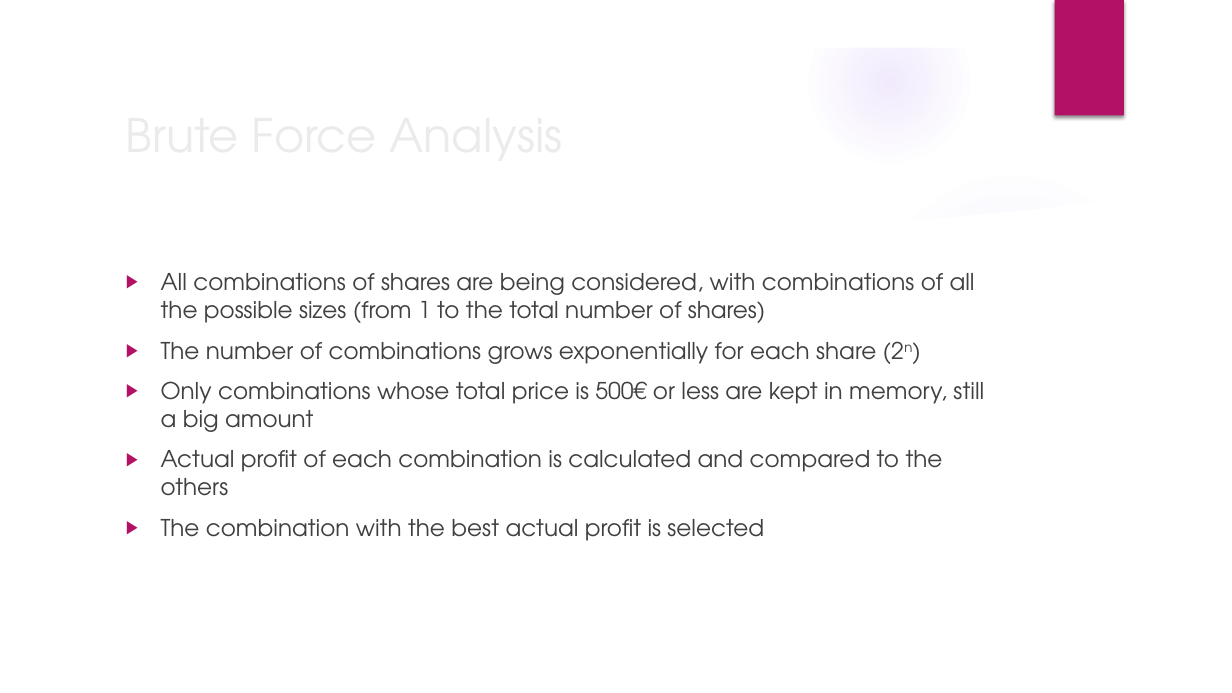
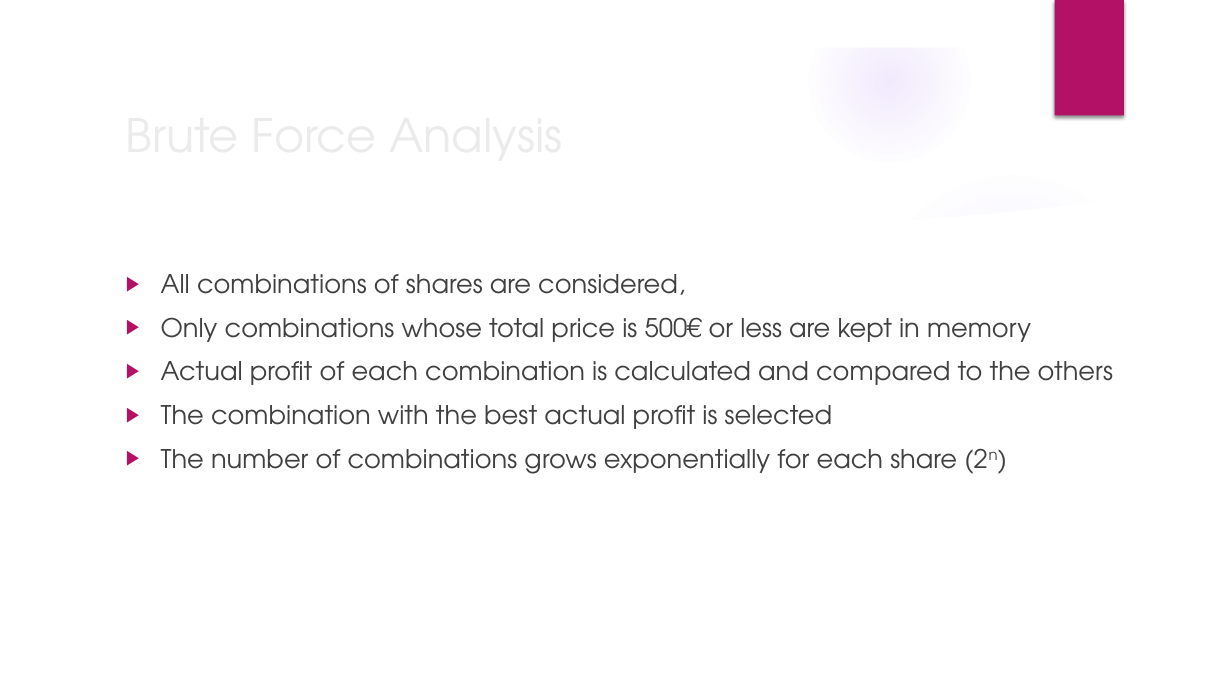
Before and after one commit to franfif/algoinvest-trade, a slide deck: slide 4 of Project7_Presentation.pptx (slide 3 before the commit). Drawn at 1232x693 pixels with LibreOffice and Linux fonts; fonts in the diff are those of the drawing; background and template pictures are left out. Boxes give left, top, right and bottom in pixels: in the first picture for what was removed or moved away, otherwise in the second. Text is boxed around its words. In the diff, an @@ line names an element or a change of style, - is before the commit and + after.

```diff
--- a/Project7_Presentation.pptx
+++ b/Project7_Presentation.pptx
@@ text at (161,274,1031,342): text changed; size 18 to 20 pt @@
-▶ All combinations of shares are being considered, with combinations of all the possible sizes (from 1 to the total number of shares)
-▶ The number of combinations grows exponentially for each share (2n)
-▶ Only combinations whose total price is 500€ or less are kept in memory, still a big amount
+▶ All combinations of shares are considered,
+▶ Only combinations whose total price is 500€ or less are kept in memory
@@ text at (161,361,1113,429): size 18 to 20 pt in "Actual profit of each combination is calculated ...", "The combination with the best actual profit ..." @@
@@ text at (161,449,957,474): paragraph added @@
+▶ The number of combinations grows exponentially for each share (2n)
```
Also in this commit, not shown: 10 other slides changed, 3 slides added, 3 slides removed.
